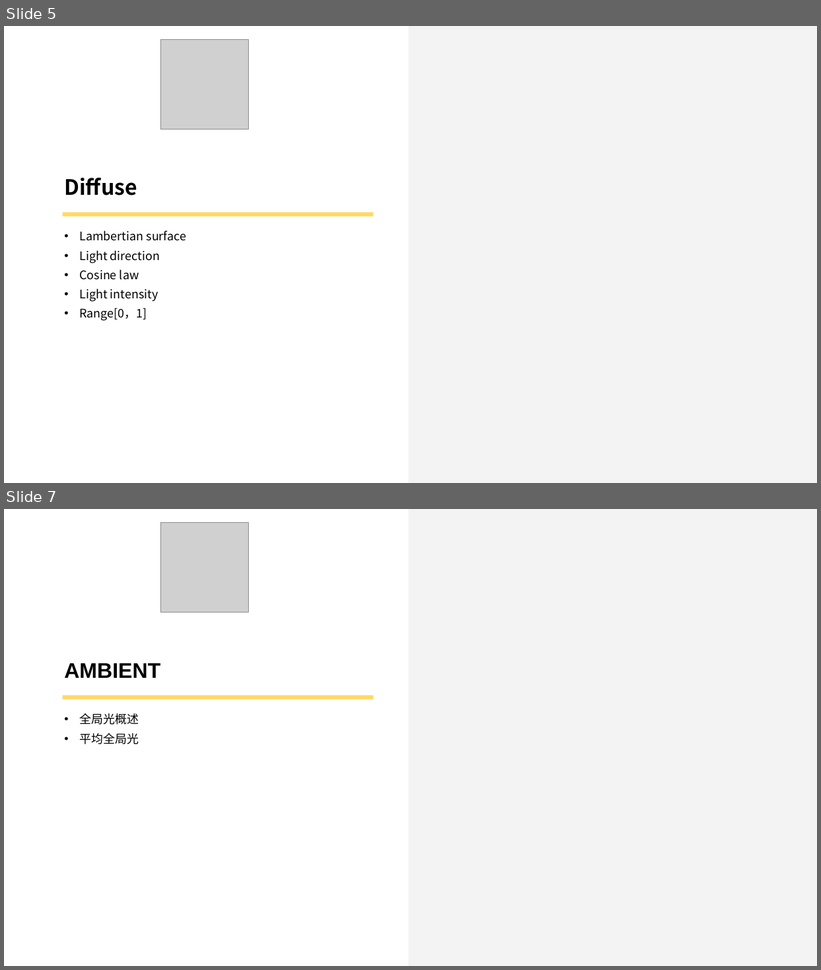
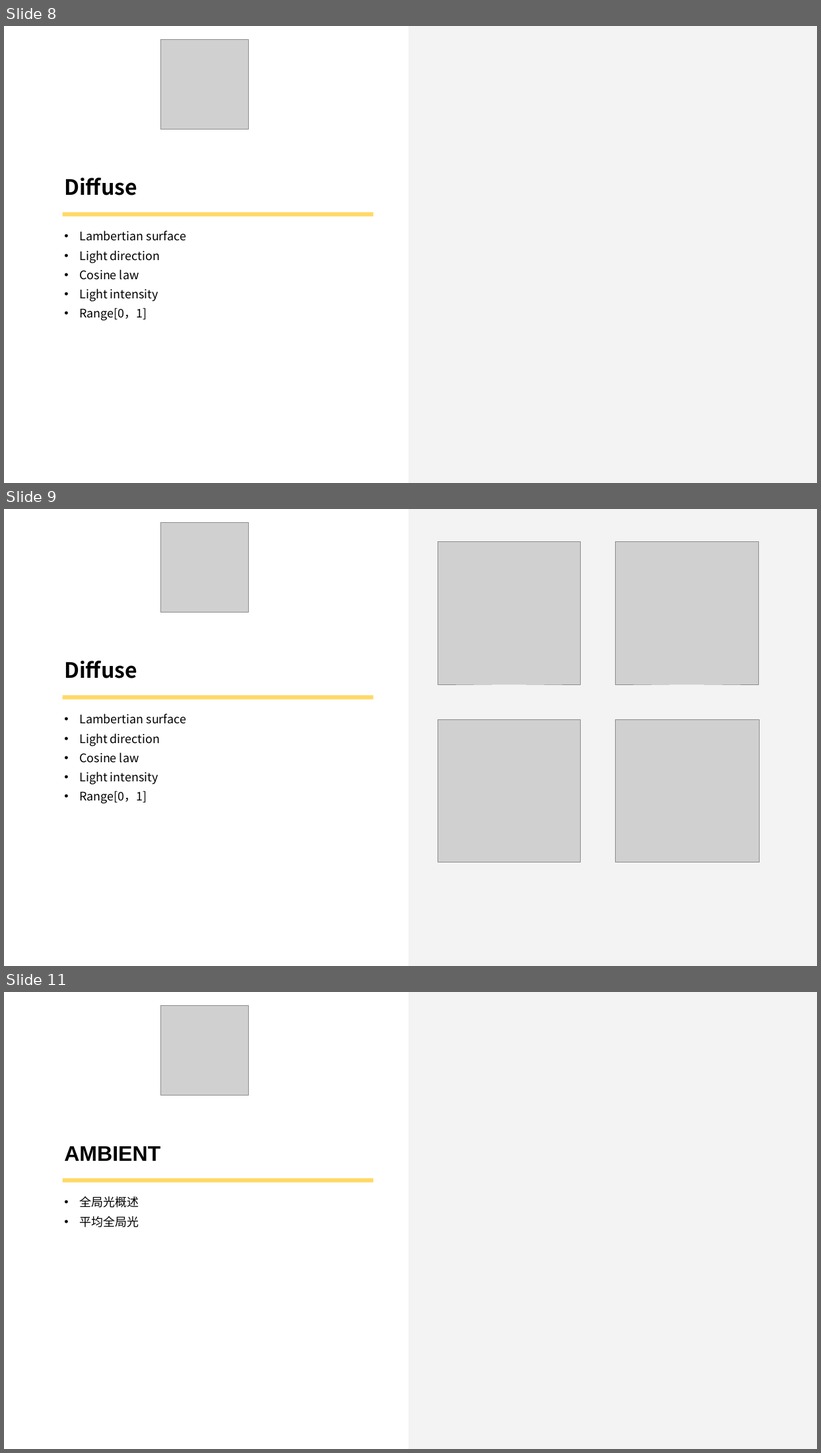
Before and after one commit to doomlover/KSGameEngineTutorials, a slide deck: PPTs/07.表面着色技术.pptx. Shown one above the other, each under a label of ours: slides 5 and 7 before the commit, slides 8, 9 and 11 after it; the slides between them are not shown. The pictures are 821x970 and 821x1453 pixels, drawn with LibreOffice and Linux fonts; fonts in the diff are those of the drawing; grey boxes stand for pictures. Boxes give left, top, right and bottom in pixels: in the first picture for what was removed or moved away, otherwise in the second. Text is boxed around its words. In the diff, an @@ line names an element or a change of style, - is before the commit and + after.

```diff
--- a/PPTs/07.表面着色技术.pptx
+++ b/PPTs/07.表面着色技术.pptx
@@ slide 9 added at [4, 509, 817, 966], background #FFFFFF @@
@@ picture added at [160, 522, 248, 612] @@
@@ rectangle added at [409, 509, 817, 966], fill #F3F3F3 @@
@@ picture added at [438, 541, 581, 685] @@
@@ picture added at [615, 541, 758, 685] @@
@@ text added at [64, 661, 137, 679], 50 pt, text #000000, bold @@
+Diffuse
@@ rectangle added at [63, 695, 374, 700], fill #FFD966 @@
@@ text added at [79, 714, 186, 804], 28 pt, text #000000 @@
+• Lambertian surface
+• Light direction
+• Cosine law
+• Light intensity
+• Range[0，1]
@@ picture added at [438, 720, 581, 862] @@
@@ picture added at [615, 720, 759, 862] @@
@@ what was slide 5 is now slide 8 @@
@@ what was slide 7 is now slide 11 @@
```
Also in this commit, not shown: 8 slides changed, 4 other slides added, 1 slide removed.
